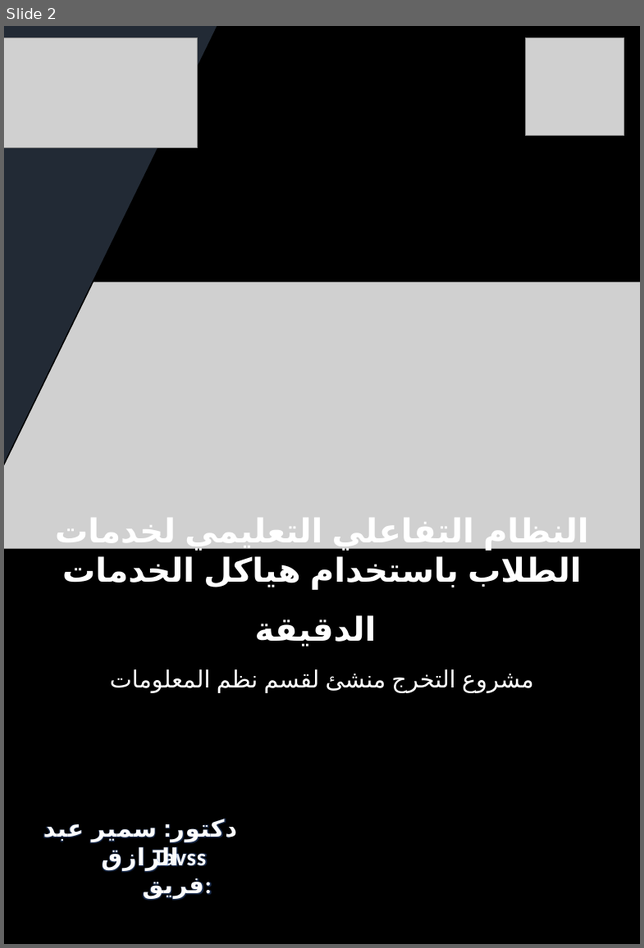
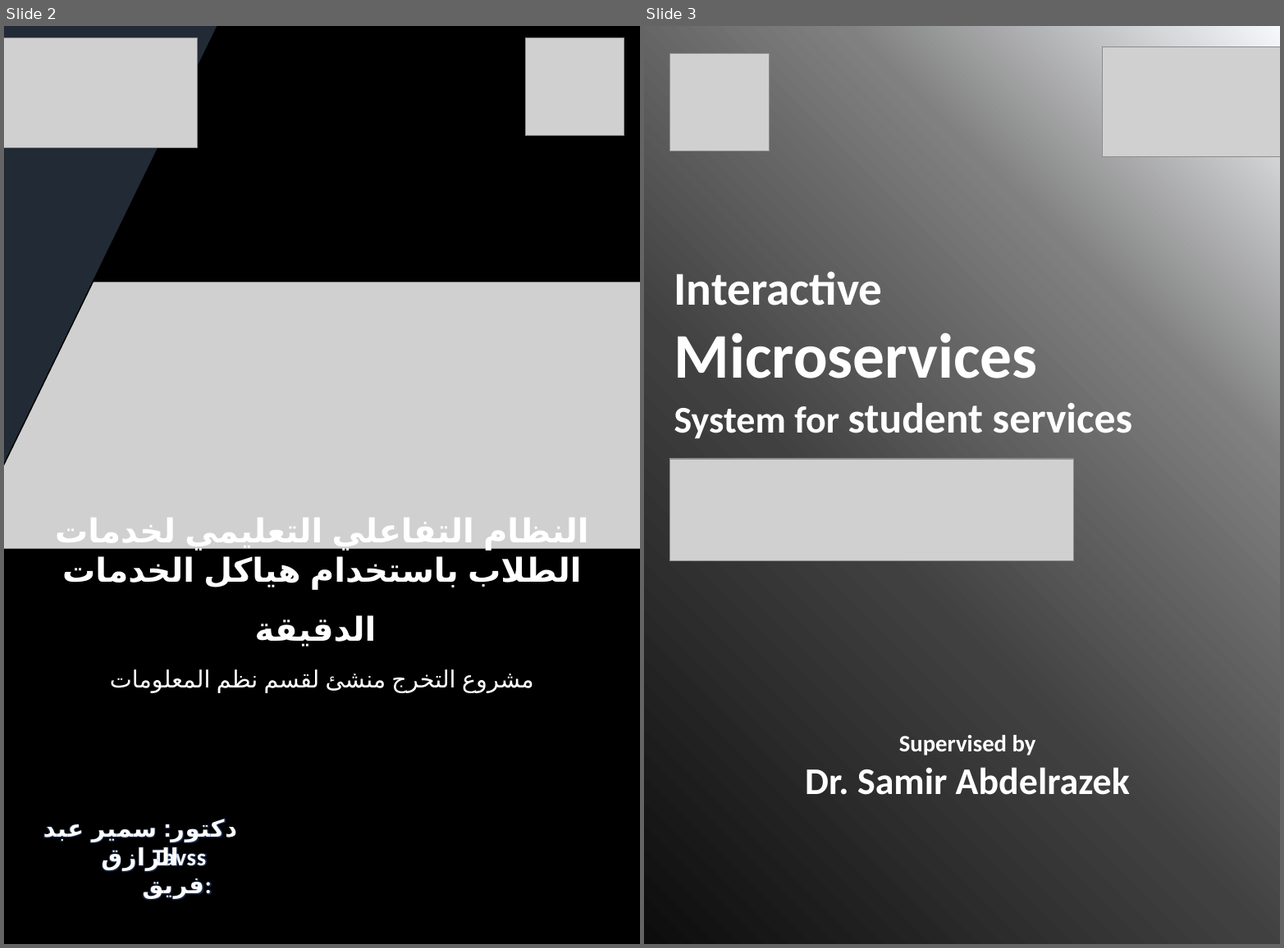
Before and after one commit to mans-tavss/TavssOnContainers-Documentation, a slide deck: Versions/Cover.pptx. Shown side by side, each under a label of ours: slide 2 before the commit, slides 2 and 3 after it. The pictures are 644x948 and 1284x948 pixels, drawn with LibreOffice and Linux fonts; fonts in the diff are those of the drawing; grey boxes stand for pictures. Boxes give left, top, right and bottom in pixels: in the first picture for what was removed or moved away, otherwise in the second. Text is boxed around its words. In the diff, an @@ line names an element or a change of style, - is before the commit and + after.

```diff
--- a/Versions/Cover.pptx
+++ b/Versions/Cover.pptx
@@ slide 3 added at (644,26,1280,944), background gradient #F6F8FC to #808080 to #404040 to #0D0D0D @@
@@ picture added at (1102,47,1280,156) @@
@@ picture added at (670,53,769,151) @@
@@ text added at (674,271,1133,439), 36 pt, text #FFFFFF, bold @@
+Interactive
+Microservices
+System for student services
@@ picture added at (670,459,1074,561) @@
@@ text added at (805,735,1129,795), 32 pt, text #FFFFFF, bold @@
+Supervised by
+Dr. Samir Abdelrazek
```
Also in this commit, not shown: 8 other slides added, 9 other files.
